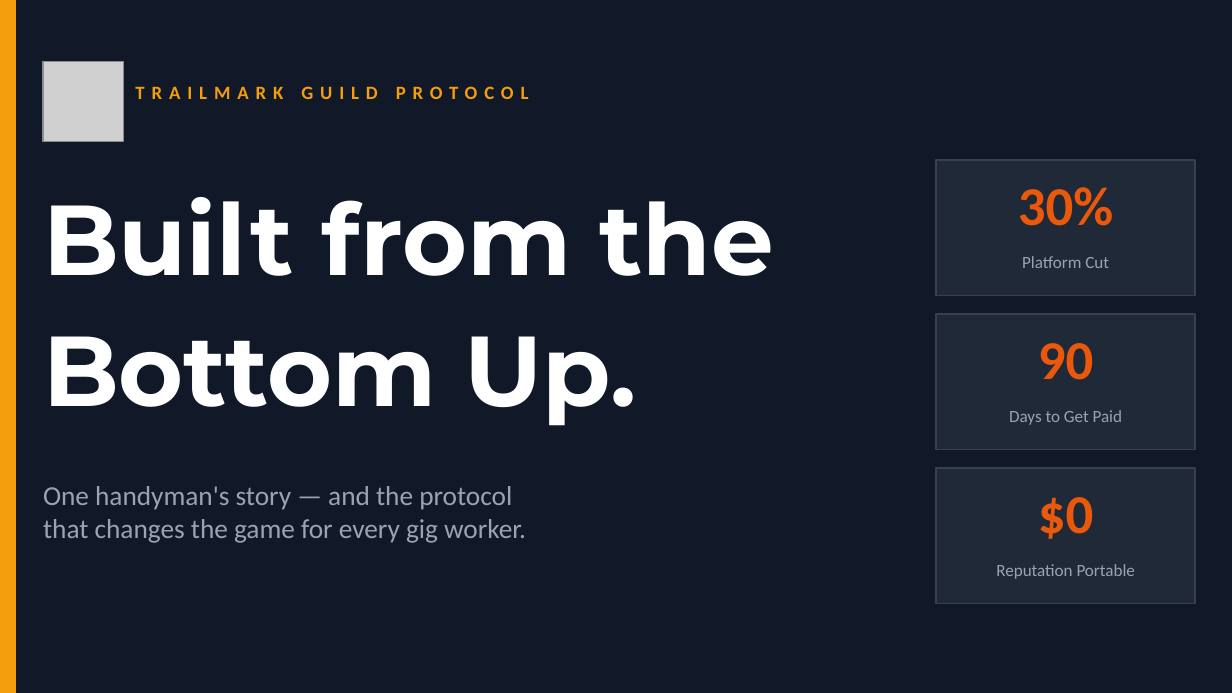
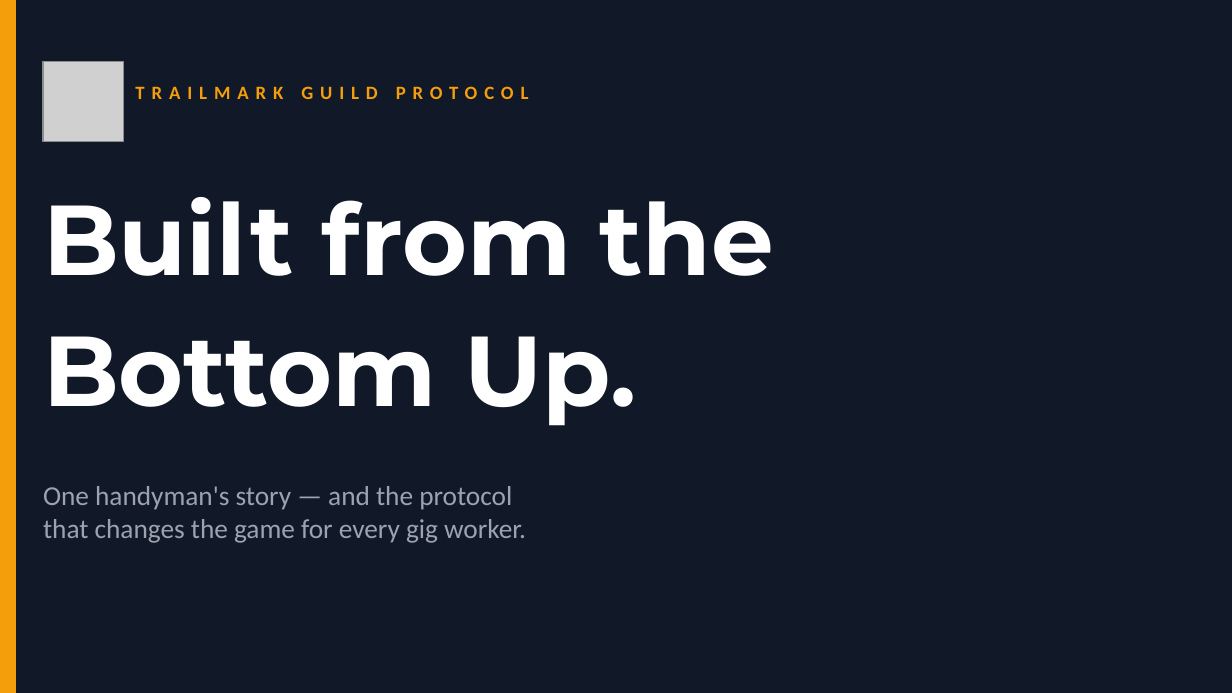
Before and after one commit to chauncinator/trailmark, a slide deck: slide 1 of Trailmark_Story_Deck.pptx. Drawn at 1232x693 pixels with LibreOffice and Linux fonts; fonts in the diff are those of the drawing; grey boxes stand for pictures. Boxes give left, top, right and bottom in pixels: in the first picture for what was removed or moved away, otherwise in the second. Text is boxed around its words. In the diff, an @@ line names an element or a change of style, - is before the commit and + after.

```diff
--- a/Trailmark_Story_Deck.pptx
+++ b/Trailmark_Story_Deck.pptx
@@ rectangle removed at (936,160,1195,296) @@
@@ text removed at (1018,187,1113,226) @@
-30%
@@ text removed at (1022,256,1109,268) @@
-Platform Cut
@@ rectangle removed at (936,314,1195,450) @@
@@ text removed at (1038,343,1093,380) @@
-90
@@ text removed at (1009,410,1123,425) @@
-Days to Get Paid
@@ rectangle removed at (936,468,1195,604) @@
@@ text removed at (1038,497,1093,539) @@
-$0
@@ text removed at (996,564,1135,579) @@
-Reputation Portable
```
Also in this commit, not shown: 1 other slide changed, 1 slide added, 1 other file.
